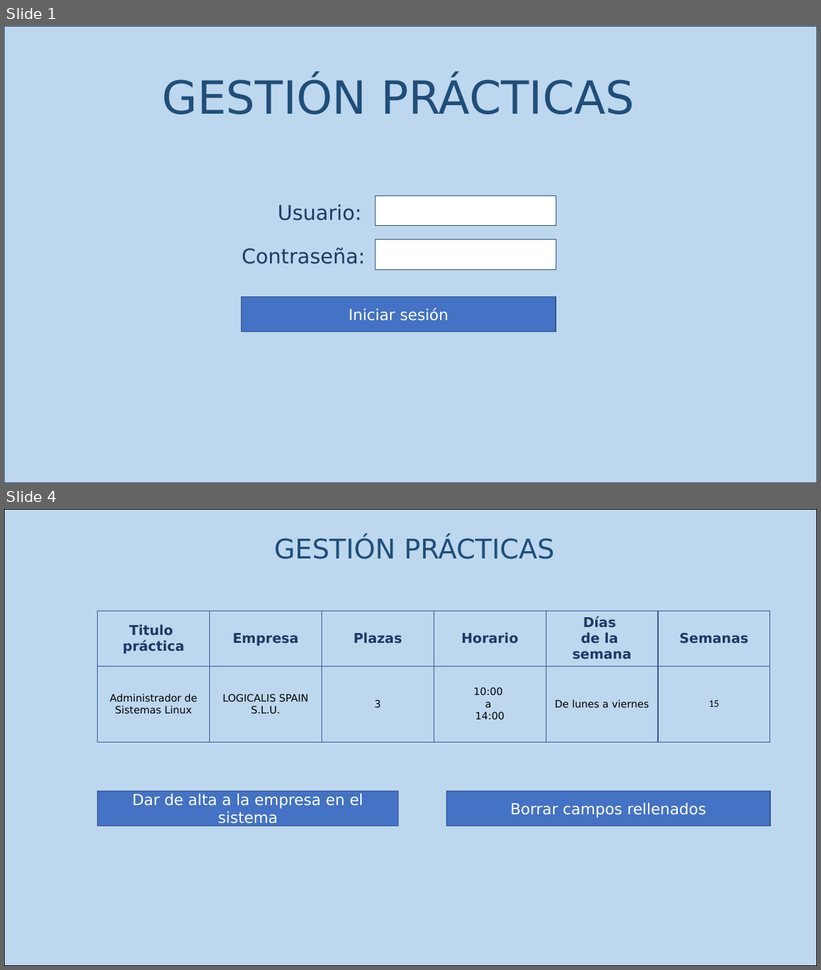
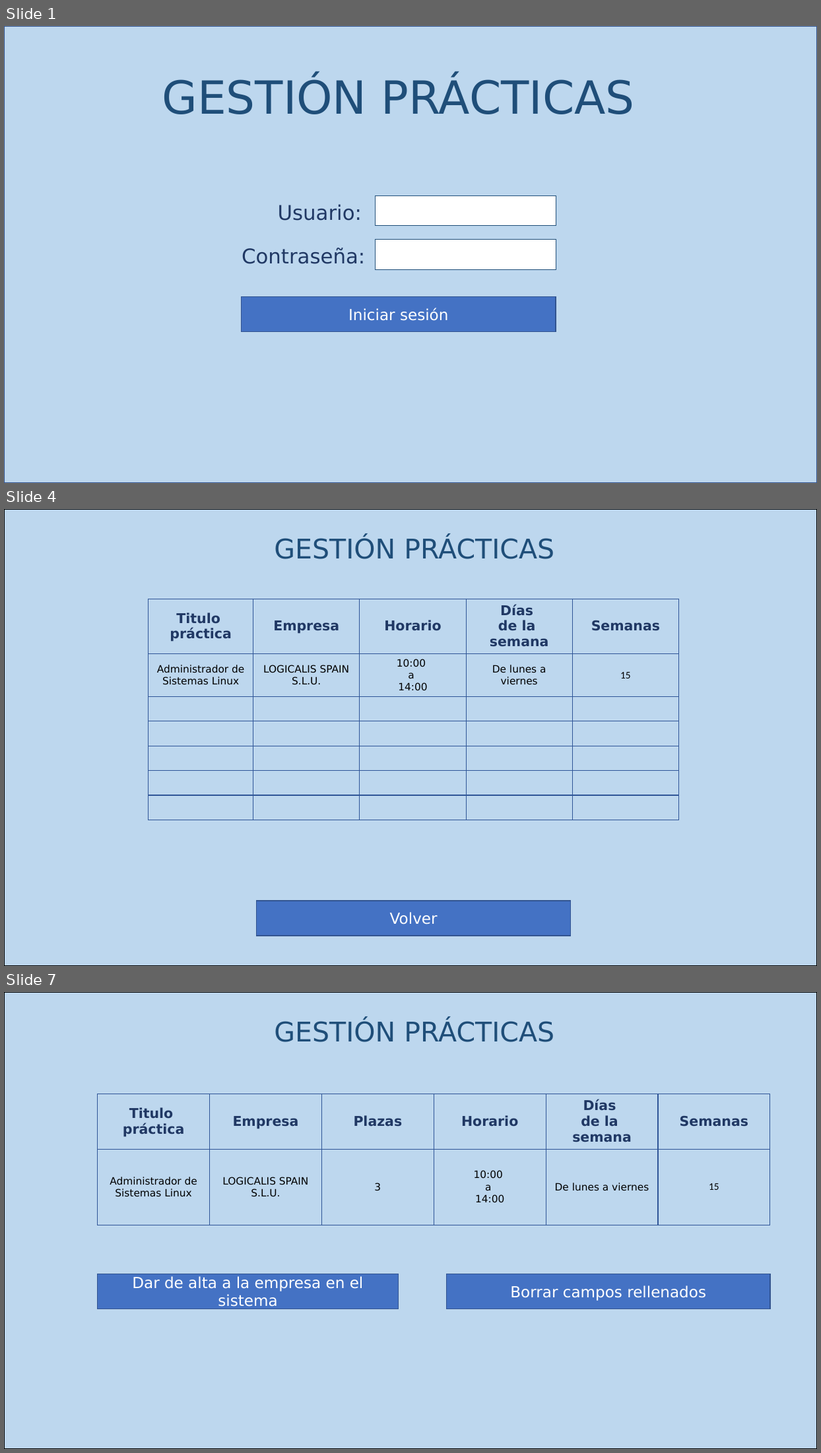
Before and after one commit to gonzalopezgil/G15-Web-2022-23, a slide deck: moockup.pptx. Shown one above the other, each under a label of ours: slides 1 and 4 before the commit, slides 1, 4 and 7 after it; the slides between them are not shown. The pictures are 821x970 and 821x1453 pixels, drawn with LibreOffice and Linux fonts; fonts in the diff are those of the drawing. Boxes give left, top, right and bottom in pixels: in the first picture for what was removed or moved away, otherwise in the second. Text is boxed around its words. In the diff, an @@ line names an element or a change of style, - is before the commit and + after.

```diff
--- a/moockup.pptx
+++ b/moockup.pptx
@@ slide 4 added at <box>4,509,817,966</box>, background #FFFFFF @@
@@ rectangle added at <box>4,509,817,966</box>, fill #BDD7EE, outline #000000 1 pt @@
@@ text added at <box>274,536,554,559</box>, 32 pt, text #1F4E79 @@
+GESTIÓN PRÁCTICAS
@@ table added at <box>149,599,678,820</box>, 7 rows, 5 columns @@
+Titulo / práctica | Empresa | Horario | Días / de la / semana | Semanas
+Administrador de Sistemas Linux | LOGICALIS SPAIN S.L.U. | 10:00 / a / 14:00 | De lunes a viernes | 15
+ |  |  |  | 
+ |  |  |  | 
+ |  |  |  | 
+ |  |  |  | 
+ |  |  |  | 
@@ rectangle added at <box>257,901,571,936</box>, fill #4472C4, outline #325491 1 pt, 18 pt, text #FFFFFF @@
+Volver
@@ what was slide 4 is now slide 7 @@
```
Also in this commit, not shown: 2 slides changed, 4 other slides added.
